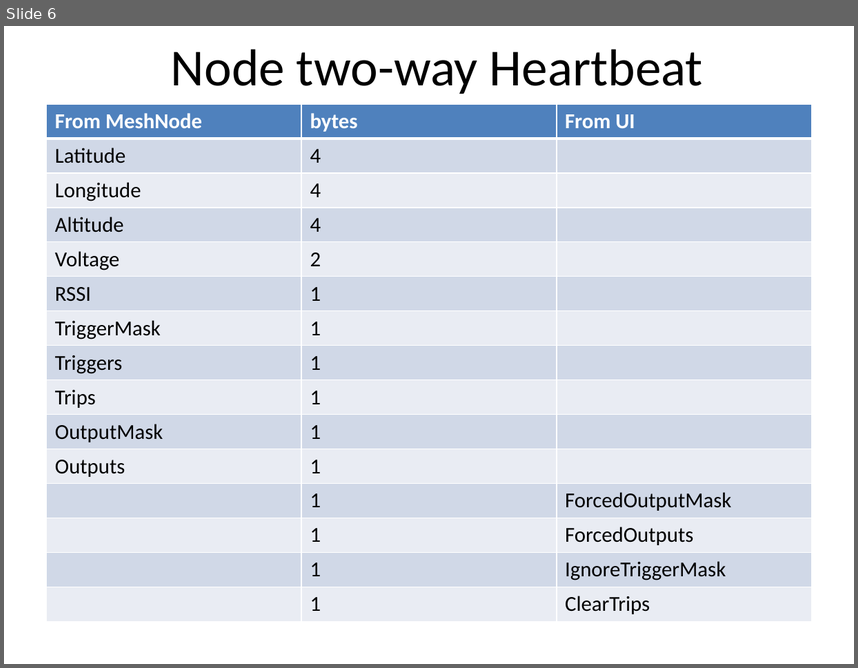
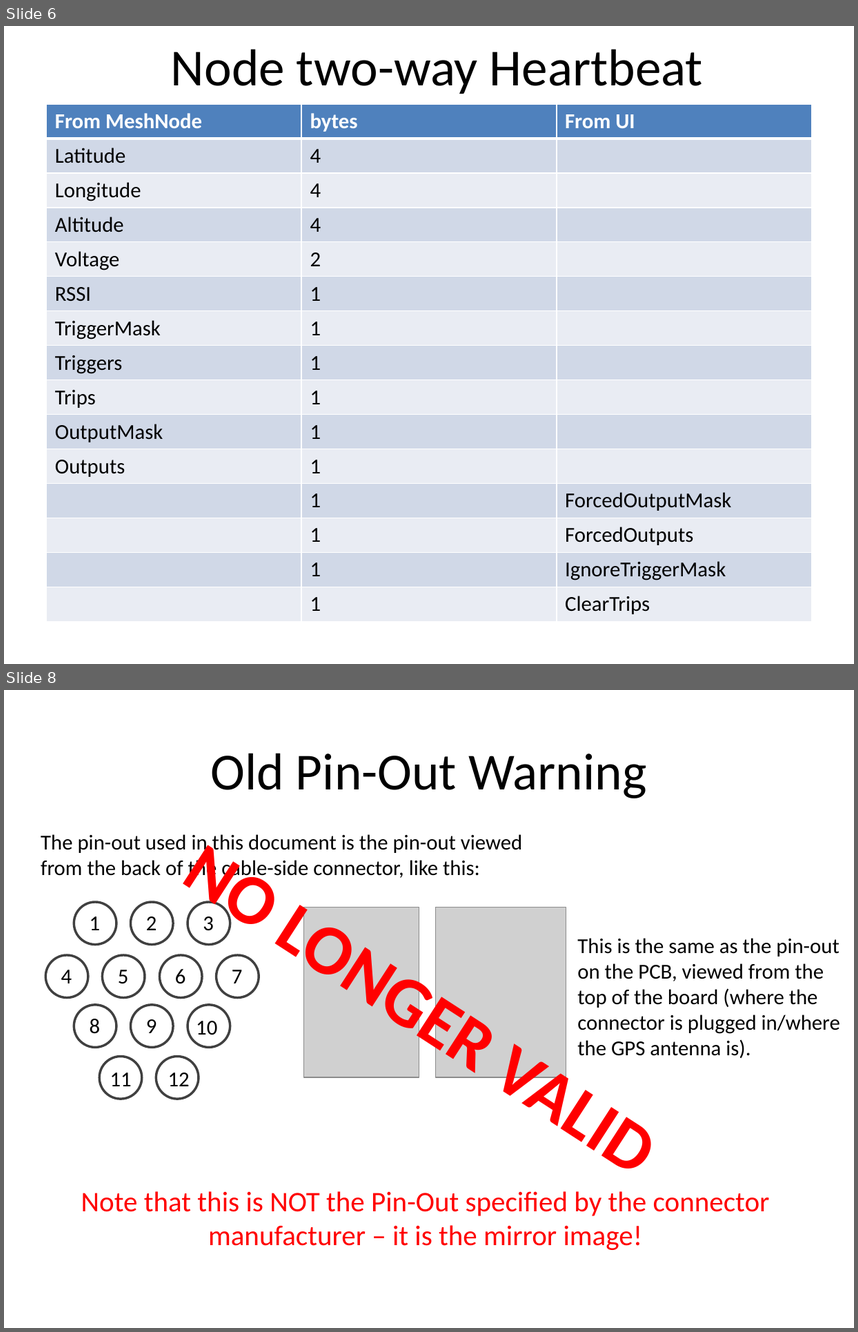
Before and after one commit to anaiman/MeshNodeFirmware, a slide deck: MeshNodeUserManual.pptx. Shown one above the other, each under a label of ours: slide 6 before the commit, slides 6 and 8 after it; the slides between them are not shown. The pictures are 858x668 and 858x1332 pixels, drawn with LibreOffice and Linux fonts; fonts in the diff are those of the drawing; grey boxes stand for pictures. Boxes give left, top, right and bottom in pixels: in the first picture for what was removed or moved away, otherwise in the second. Text is boxed around its words. In the diff, an @@ line names an element or a change of style, - is before the commit and + after.

Commit message:
Fixed 12-pin connector pin-out (changed to manufacturer spec).

```diff
--- a/MeshNodeUserManual.pptx
+++ b/MeshNodeUserManual.pptx
@@ slide 8 added at (x1=4, y1=690, x2=854, y2=1328), background #FFFFFF @@
@@ title added at (x1=210, y1=753, x2=646, y2=798), 44 pt, text #000000 @@
+Old Pin-Out Warning
@@ text added at (x1=41, y1=834, x2=522, y2=881), 18 pt, text #000000 @@
+The pin-out used in this document is the pin-out viewed from the back of the cable-side connector, like this:
@@ text added at (x1=179, y1=834, x2=259, y2=923), 60 pt, text #FF0000, bold @@
+NO LONGER VALID
@@ picture added at (x1=304, y1=907, x2=419, y2=1077) @@
@@ picture added at (x1=435, y1=907, x2=566, y2=1077) @@
@@ text added at (x1=577, y1=938, x2=840, y2=1058), 18 pt, text #000000 @@
+This is the same as the pin-out on the PCB, viewed from the top of the board (where the connector is plugged in/where the GPS antenna is).
@@ group added at (x1=45, y1=902, x2=259, y2=1099): 12 ellipses, 12 texts @@
+1
+2
+4
+5
+6
+7
+10
+3
+8
+9
+11
+12
@@ text added at (x1=81, y1=1191, x2=770, y2=1250), 24 pt, text #FF0000 @@
+Note that this is NOT the Pin-Out specified by the connector manufacturer – it is the mirror image!
```
Also in this commit, not shown: 2 slides changed, 3 other slides added.
